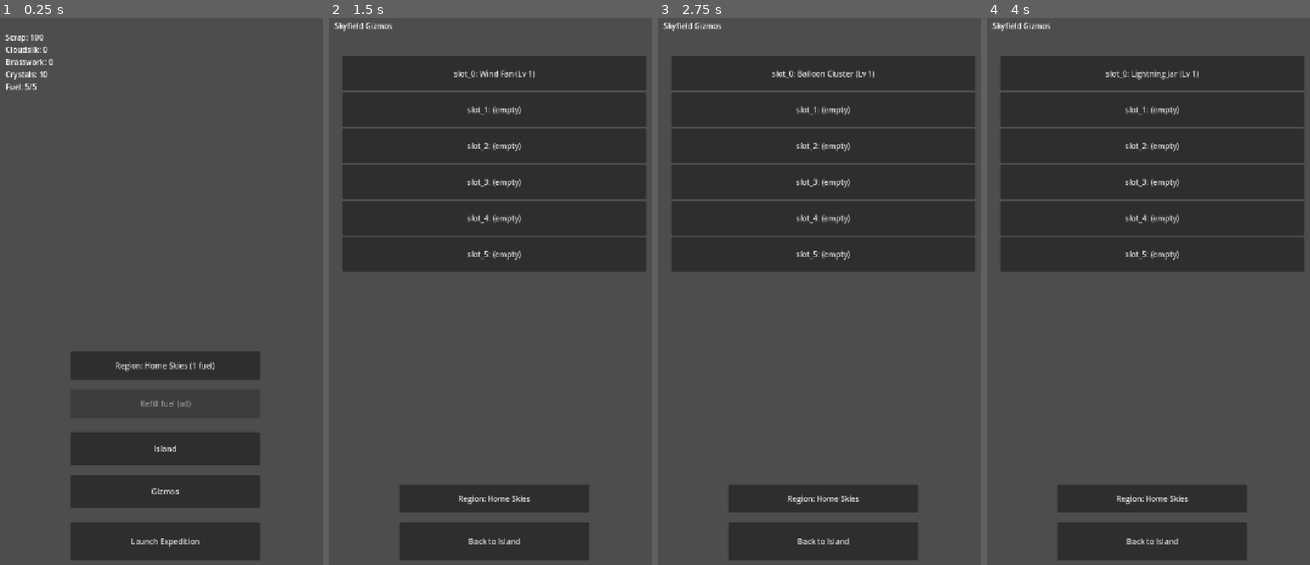
Above: before the commit, frames 1-4 (left to right).
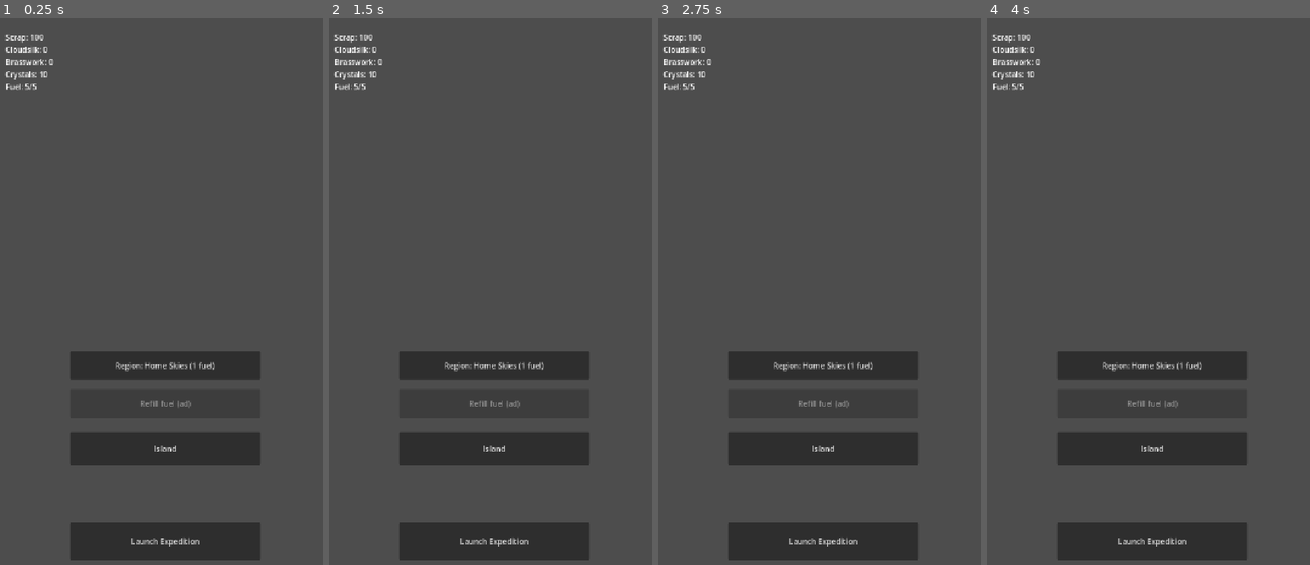
Above: after the commit, the same moments.

Repository: Graydyn/windfall-isle
Game: Godot game, scene res://game/main.tscn
Same seed, same stepped clock (60 frames per second), same inputs: the game is played once before the commit and once after it.
Inputs (mouse positions are in pixels of both pictures, inside the frame that each line leads up to):
- Up to frame 1 (0.25 s): no input
- Up to frame 2 (1.5 s): click (493, 493) at 0.5 s, where only the run before the commit has a clickable "Gizmos"; click (493, 72) at 1.25 s, where only the run before the commit has a clickable "slot_0: (empty)"
- Up to frame 3 (2.75 s): click (822, 72) at 2 s, where only the run before the commit has a clickable "slot_0: Wind Fan (Lv 1)"
- Up to frame 4 (4 s): click (1151, 72) at 2.75 s, where only the run before the commit has a clickable "slot_0: Balloon Cluster (Lv 1)"; click (1151, 72) at 3.5 s, where only the run before the commit has a clickable "slot_0: Crystal Prism (Lv 1)"

The runs differ from the first frame. In frame 1, 3.5% of the frame differs, in the area x 21-81%, y 83-90%; in frame 2, 44%, in the area x 1-99%, y 0-97%; in frame 3, 44%; in frame 4, 44%.

Commit message:
feat: retire the loadout screen; placement lives in run setup
Co-Authored-By: Claude Fable 5 <noreply@anthropic.com>

Diff:
--- a/game/main.gd
+++ b/game/main.gd
@@ -1,7 +1,7 @@
 extends Control
 ## Island home screen placeholder: balances readout plus the expedition
-## launcher. Fuel is spent HERE, before the run scene loads, so the run scene
-## never touches fuel (spec 3.2 step 1). Plan 4 grows this into the island.
+## launcher. Fuel is spent by the run scene's Start button (drag-drop setup spec);
+## this screen gates the Launch button on affordability. Plan 4 grows this into the island.
 
 @onready var debug_label: Label = $DebugLabel
 @onready var launch_button: Button = $LaunchButton
@@ -10,7 +10,6 @@
 func _ready() -> void:
 	Economy.balance_changed.connect(_on_balance_changed)
 	launch_button.pressed.connect(_on_launch_pressed)
-	$GizmosButton.pressed.connect(_on_gizmos_pressed)
 	$IslandButton.pressed.connect(_on_island_pressed)
 	$RefillButton.pressed.connect(_on_refill_pressed)
 	$RegionButton.pressed.connect(_on_region_pressed)
@@ -47,10 +46,6 @@
 	# spec); this button only gates on affordability via _refresh.
 	GameState.save_game()
 	get_tree().change_scene_to_file("res://game/run/salvage_run.tscn")
-
-
-func _on_gizmos_pressed() -> void:
-	get_tree().change_scene_to_file("res://game/ui/loadout_screen.tscn")
 
 
 func _on_island_pressed() -> void:
--- a/game/main.tscn
+++ b/game/main.tscn
@@ -28,13 +28,6 @@
 offset_bottom = 960.0
 text = "Island"
 
-[node name="GizmosButton" type="Button" parent="."]
-offset_left = 160.0
-offset_top = 980.0
-offset_right = 560.0
-offset_bottom = 1050.0
-text = "Gizmos"
-
 [node name="RegionButton" type="Button" parent="."]
 offset_left = 160.0
 offset_top = 720.0
--- a/game/run/gizmo_loadout.gd
+++ b/game/run/gizmo_loadout.gd
@@ -44,12 +44,3 @@
 		if other_slot != slot and String(region[other_slot]) == gizmo_id:
 			region.erase(other_slot)
 	return set_slot(gizmos_state, region_id, slot, gizmo_id)
-
-
-static func next_choice(current: String, owned_ids: Array, used_elsewhere: Array) -> String:
-	var options: Array = [""]
-	for id in owned_ids:
-		if id == current or not used_elsewhere.has(id):
-			options.append(id)
-	var index := options.find(current)
-	return options[(index + 1) % options.size()]
--- a/game/ui/loadout_screen.gd
+++ /dev/null
@@ -1,80 +0,0 @@
-extends Control
-## Pre-run gizmo slotting (spec 3.3): one row per skyfield slot; tapping a
-## row cycles through the owned gizmos not already used in another slot.
-## Placement is the player's skill expression, so this screen stays dumb:
-## all rules live in GizmoLoadout.
-
-var region_id := "region_1"
-
-var _slots: Array = []
-
-@onready var rows: VBoxContainer = $Rows
-
-
-func _ready() -> void:
-	region_id = RegionModel.selected_id(GameState.data, DataDefs.run, GameState.data["island"])
-	$BackButton.pressed.connect(_on_back_pressed)
-	$RegionButton.pressed.connect(_on_region_pressed)
-	_load_region()
-
-
-func _load_region() -> void:
-	var region: Dictionary = DataDefs.skyfield(region_id)
-	_slots = []
-	for i in (region.get("gizmo_slots", []) as Array).size():
-		_slots.append("slot_%d" % i)
-	$RegionButton.text = "Region: %s" % String(RegionModel.entry(DataDefs.run, region_id).get("name", region_id))
-	_rebuild()
-
-
-func _on_region_pressed() -> void:
-	var next := RegionModel.next_region_id(DataDefs.run, GameState.data["island"], region_id)
-	if next == region_id:
-		return
-	region_id = next
-	if not GameState.data.has("expedition"):
-		GameState.data["expedition"] = {"region": RegionModel.FALLBACK_ID}
-	(GameState.data["expedition"] as Dictionary)["region"] = region_id
-	GameState.save_game()
-	_load_region()
-
-
-func _rebuild() -> void:
-	for child in rows.get_children():
-		rows.remove_child(child)
-		child.queue_free()
-	var loadout := GizmoLoadout.loadout_for(GameState.data["gizmos"], region_id)
-	for slot in _slots:
-		var button := Button.new()
-		button.custom_minimum_size = Vector2(0, 72)
-		button.text = _row_text(slot, String(loadout.get(slot, "")))
-		button.pressed.connect(_on_slot_pressed.bind(slot))
-		rows.add_child(button)
-
-
-func _row_text(slot: String, gizmo_id: String) -> String:
-	if gizmo_id == "":
-		return "%s: (empty)" % slot
-	var def: Dictionary = (DataDefs.gizmos.get("defs", {}) as Dictionary).get(gizmo_id, {})
-	var level := int(GizmoLoadout.owned(GameState.data["gizmos"]).get(gizmo_id, 1))
-	return "%s: %s (Lv %d)" % [slot, String(def.get("name", gizmo_id)), level]
-
-
-func _on_slot_pressed(slot: String) -> void:
-	var gizmos_state: Dictionary = GameState.data["gizmos"]
-	var loadout := GizmoLoadout.loadout_for(gizmos_state, region_id)
-	var used: Array = []
-	for other_slot in loadout:
-		if other_slot != slot:
-			used.append(loadout[other_slot])
-	var next := GizmoLoadout.next_choice(String(loadout.get(slot, "")), GizmoLoadout.owned(gizmos_state).keys(), used)
-	GizmoLoadout.set_slot(gizmos_state, region_id, slot, next)
-	# Persist per tap: Android may kill the app at any moment and the pause
-	# notification is not guaranteed on every death path (save-anywhere).
-	GameState.save_game()
-	_rebuild()
-
-
-func _on_back_pressed() -> void:
-	GameState.save_game()
-	get_tree().change_scene_to_file("res://game/main.tscn")
--- a/game/ui/loadout_screen.tscn
+++ /dev/null
@@ -1,36 +0,0 @@
-[gd_scene load_steps=2 format=3]
-
-[ext_resource type="Script" path="res://game/ui/loadout_screen.gd" id="1_ls"]
-
-[node name="LoadoutScreen" type="Control"]
-anchors_preset = 15
-anchor_right = 1.0
-anchor_bottom = 1.0
-script = ExtResource("1_ls")
-
-[node name="Title" type="Label" parent="."]
-offset_left = 24.0
-offset_top = 24.0
-offset_right = 500.0
-offset_bottom = 64.0
-text = "Skyfield Gizmos"
-
-[node name="Rows" type="VBoxContainer" parent="."]
-offset_left = 40.0
-offset_top = 100.0
-offset_right = 680.0
-offset_bottom = 640.0
-
-[node name="RegionButton" type="Button" parent="."]
-offset_left = 160.0
-offset_top = 1000.0
-offset_right = 560.0
-offset_bottom = 1060.0
-text = "Region"
-
-[node name="BackButton" type="Button" parent="."]
-offset_left = 160.0
-offset_top = 1080.0
-offset_right = 560.0
-offset_bottom = 1160.0
-text = "Back to Island"
--- a/tests/test_gizmo_loadout.gd
+++ b/tests/test_gizmo_loadout.gd
@@ -34,17 +34,6 @@
 	assert_true(GizmoLoadout.set_slot(state, "region_1", "slot_0", ""))
 	assert_eq(GizmoLoadout.loadout_for(state, "region_1"), {})
 
-func test_next_choice_cycles_and_skips_used() -> void:
-	var owned_ids := ["wind_fan", "balloon_cluster", "crystal_prism"]
-	assert_eq(GizmoLoadout.next_choice("", owned_ids, []), "wind_fan")
-	assert_eq(GizmoLoadout.next_choice("wind_fan", owned_ids, []), "balloon_cluster")
-	assert_eq(GizmoLoadout.next_choice("crystal_prism", owned_ids, []), "")
-	assert_eq(GizmoLoadout.next_choice("", owned_ids, ["wind_fan"]), "balloon_cluster",
-		"ids used in other slots are skipped")
-	assert_eq(GizmoLoadout.next_choice("wind_fan", owned_ids, ["balloon_cluster", "crystal_prism"]), "",
-		"current id cycles out even when everything else is used")
-
-
 func test_place_seats_into_an_empty_slot() -> void:
 	var state := fresh_state()
 	assert_true(GizmoLoadout.place(state, "region_1", "slot_0", "wind_fan"))
--- a/tests/test_loadout_screen.gd
+++ /dev/null
@@ -1,74 +0,0 @@
-extends GutTest
-
-const LoadoutScene := preload("res://game/ui/loadout_screen.tscn")
-const TEST_SAVE := "user://test_loadout.json"
-
-var screen
-
-
-func before_each() -> void:
-	GameState._io = SaveIO.new(TEST_SAVE)
-	GameState.data = SaveSchema.default_data(DataDefs.economy, DataDefs.gizmos)
-	screen = add_child_autofree(LoadoutScene.instantiate())
-	await wait_physics_frames(1)
-
-func after_all() -> void:
-	var dir := DirAccess.open("user://")
-	for f in ["test_loadout.json", "test_loadout.json.tmp", "test_loadout.json.bak"]:
-		if dir.file_exists(f):
-			dir.remove(f)
-	GameState._io = SaveIO.new()
-	GameState.load_game(DataDefs.economy, TimeUtil.now(), DataDefs.gizmos)
-
-
-func test_builds_one_row_per_region_slot() -> void:
-	assert_eq(screen.get_node("Rows").get_child_count(), 6, "region_1 has 6 gizmo slots")
-
-func test_tapping_a_row_cycles_the_slot() -> void:
-	screen._on_slot_pressed("slot_0")
-	var loadout := GizmoLoadout.loadout_for(GameState.data["gizmos"], "region_1")
-	assert_true(loadout.has("slot_0"))
-	assert_true(GizmoLoadout.owned(GameState.data["gizmos"]).has(loadout["slot_0"]))
-
-func test_cycling_past_all_options_returns_to_empty() -> void:
-	var owned_count: int = GizmoLoadout.owned(GameState.data["gizmos"]).size()
-	for i in owned_count + 1:
-		screen._on_slot_pressed("slot_0")
-	assert_eq(GizmoLoadout.loadout_for(GameState.data["gizmos"], "region_1"), {},
-		"one full cycle lands back on empty")
-
-func test_same_gizmo_cannot_occupy_two_slots() -> void:
-	screen._on_slot_pressed("slot_0")
-	var first: String = GizmoLoadout.loadout_for(GameState.data["gizmos"], "region_1")["slot_0"]
-	screen._on_slot_pressed("slot_1")
-	var second: String = GizmoLoadout.loadout_for(GameState.data["gizmos"], "region_1").get("slot_1", "")
-	assert_ne(first, second, "slot_1's first option skips what slot_0 holds")
-
-func test_slot_edit_persists_without_pressing_back() -> void:
-	screen._on_slot_pressed("slot_0")
-	var saved := SaveIO.new(TEST_SAVE).read()
-	var loadout: Dictionary = ((saved["gizmos"] as Dictionary)["loadout"] as Dictionary).get("region_1", {})
-	assert_true(loadout.has("slot_0"),
-		"an OS kill right after a tap must not lose the edit (save-anywhere)")
-
-func test_region_cycle_without_a_dock_is_a_no_op() -> void:
-	screen._on_region_pressed()
-	assert_eq(screen.region_id, "region_1")
-	assert_eq(screen.get_node("Rows").get_child_count(), 6)
-
-func test_region_cycle_with_a_dock_edits_brasswork_reach() -> void:
-	GameState.data["island"]["plots"]["plot_0"] = {"building": "dock", "level": 1}
-	screen._on_region_pressed()
-	assert_eq(screen.region_id, "region_2")
-	assert_eq(screen.get_node("Rows").get_child_count(), 8, "region 2 has 8 slots")
-	assert_string_contains(screen.get_node("RegionButton").text, "Brasswork Reach")
-	var saved := SaveIO.new(TEST_SAVE).read()
-	assert_eq(String((saved["expedition"] as Dictionary)["region"]), "region_2")
-
-func test_slot_edits_land_in_the_cycled_region() -> void:
-	GameState.data["island"]["plots"]["plot_0"] = {"building": "dock", "level": 1}
-	screen._on_region_pressed()
-	screen._on_slot_pressed("slot_7")
-	var loadout := GizmoLoadout.loadout_for(GameState.data["gizmos"], "region_2")
-	assert_true(loadout.has("slot_7"), "the edit belongs to region 2, not region 1")
-	assert_eq(GizmoLoadout.loadout_for(GameState.data["gizmos"], "region_1"), {})
--- a/tests/test_main_boot.gd
+++ b/tests/test_main_boot.gd
@@ -37,8 +37,9 @@
 	main._refresh()
 	assert_true(main.get_node("LaunchButton").disabled)
 
-func test_gizmos_button_exists() -> void:
-	assert_not_null(main.get_node_or_null("GizmosButton"))
+func test_gizmos_button_is_gone() -> void:
+	assert_null(main.get_node_or_null("GizmosButton"),
+		"placement lives in the run scene's setup phase now")
 
 func test_island_button_exists() -> void:
 	assert_not_null(main.get_node_or_null("IslandButton"))
Not shown, removed: game/ui/loadout_screen.gd.uid
Not shown, removed: tests/test_loadout_screen.gd.uid
Not shown, changed: docs/design/2026-08-15-windfall-isles-design.md
